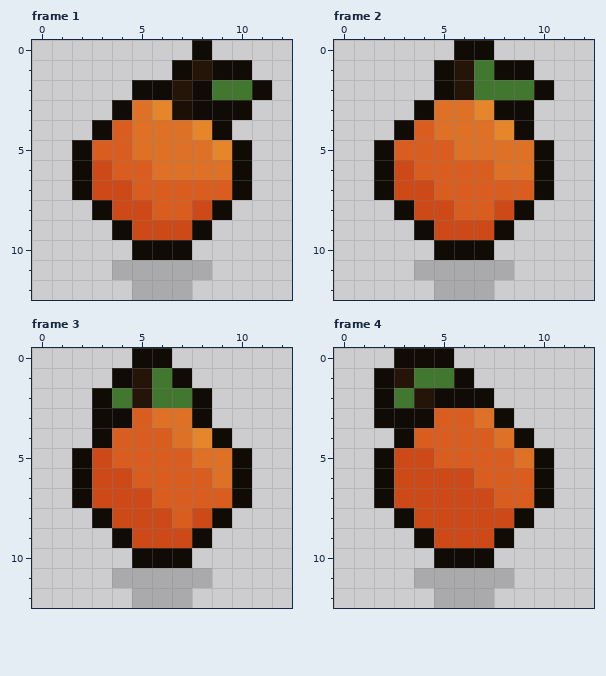
Two versions of one pixel-art file, ressources/candy/idle/mandarin-big.aseprite. The first picture shows the starting point.
13x13 pixels, 10 frames. Shown: frame 1, frame 2, frame 3, frame 4. The commit also changed other frames, which this record leaves out.
Now the later version:
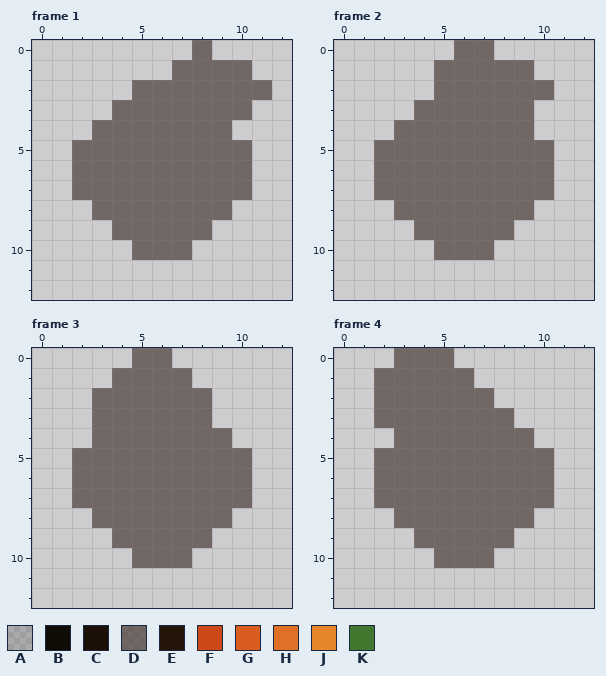
Palette (. is transparent): A #0000002b  B #110b06  C #1c0f06  D #473933af  E #251408  F #cd4a18  G #da5d20  H #df7126  J #e5862a  K #41772f
The edit:
layer "Layer 1" now hidden
layer "black" opacity 69% added
--- frame 1
@@ x 0..12 @@
- 0 ........B....
- 1 .......BEBB..
- 2 .....BBEBKKB.
- 3 ....BHJCBBB..
- 4 ...BGHHHJB...
- 5 ..BGGHHHHJB..
- 6 ..BFGGHHHHB..
- 7 ..BFFGGGGGB..
- 8 ...BFFGGFB...
- 9 ....BFFFB....
-10 .....BBB.....
-11 ....AAAAA....
-12 .....AAA.....
+ 0 ........D....
+ 1 .......DDDD..
+ 2 .....DDDDDDD.
+ 3 ....DDDDDDD..
+ 4 ...DDDDDDD...
+ 5 ..DDDDDDDDD..
+ 6 ..DDDDDDDDD..
+ 7 ..DDDDDDDDD..
+ 8 ...DDDDDDD...
+ 9 ....DDDDD....
+10 .....DDD.....
+11 .............
+12 .............
--- frame 2
@@ x 0..12 @@
- 0 ......BB.....
- 1 .....BEKBB...
- 2 .....BEKKKB..
- 3 ....BHHJBB...
- 4 ...BGHHHJB...
- 5 ..BGGGHHHHB..
- 6 ..BFGGGGHHB..
- 7 ..BFFGGGGGB..
- 8 ...BFFGGFB...
- 9 ....BFFFB....
-10 .....BBB.....
-11 ....AAAAA....
-12 .....AAA.....
+ 0 ......DD.....
+ 1 .....DDDDD...
+ 2 .....DDDDDD..
+ 3 ....DDDDDD...
+ 4 ...DDDDDDD...
+ 5 ..DDDDDDDDD..
+ 6 ..DDDDDDDDD..
+ 7 ..DDDDDDDDD..
+ 8 ...DDDDDDD...
+ 9 ....DDDDD....
+10 .....DDD.....
+11 .............
+12 .............
--- frame 3
@@ x 0..12 @@
- 0 .....BB......
- 1 ....BEKB.....
- 2 ...BKEKKB....
- 3 ...BBGHHB....
- 4 ...BGGGHJB...
- 5 ..BFGGGGHHB..
- 6 ..BFFGGGGHB..
- 7 ..BFFFGGGGB..
- 8 ...BFFFGFB...
- 9 ....BFFFB....
-10 .....BBB.....
-11 ....AAAAA....
-12 .....AAA.....
+ 0 .....DD......
+ 1 ....DDDD.....
+ 2 ...DDDDDD....
+ 3 ...DDDDDD....
+ 4 ...DDDDDDD...
+ 5 ..DDDDDDDDD..
+ 6 ..DDDDDDDDD..
+ 7 ..DDDDDDDDD..
+ 8 ...DDDDDDD...
+ 9 ....DDDDD....
+10 .....DDD.....
+11 .............
+12 .............
--- frame 4
@@ x 0..12 @@
- 0 ...BBB.......
- 1 ..BEKKB......
- 2 ..BKEBBB.....
- 3 ..BBBGGHB....
- 4 ...BGGGGHB...
- 5 ..BFFGGGGHB..
- 6 ..BFFFFGGGB..
- 7 ..BFFFFFGGB..
- 8 ...BFFFFFB...
- 9 ....BFFFB....
-10 .....BBB.....
-11 ....AAAAA....
-12 .....AAA.....
+ 0 ...DDD.......
+ 1 ..DDDDD......
+ 2 ..DDDDDD.....
+ 3 ..DDDDDDD....
+ 4 ...DDDDDDD...
+ 5 ..DDDDDDDDD..
+ 6 ..DDDDDDDDD..
+ 7 ..DDDDDDDDD..
+ 8 ...DDDDDDD...
+ 9 ....DDDDD....
+10 .....DDD.....
+11 .............
+12 .............
